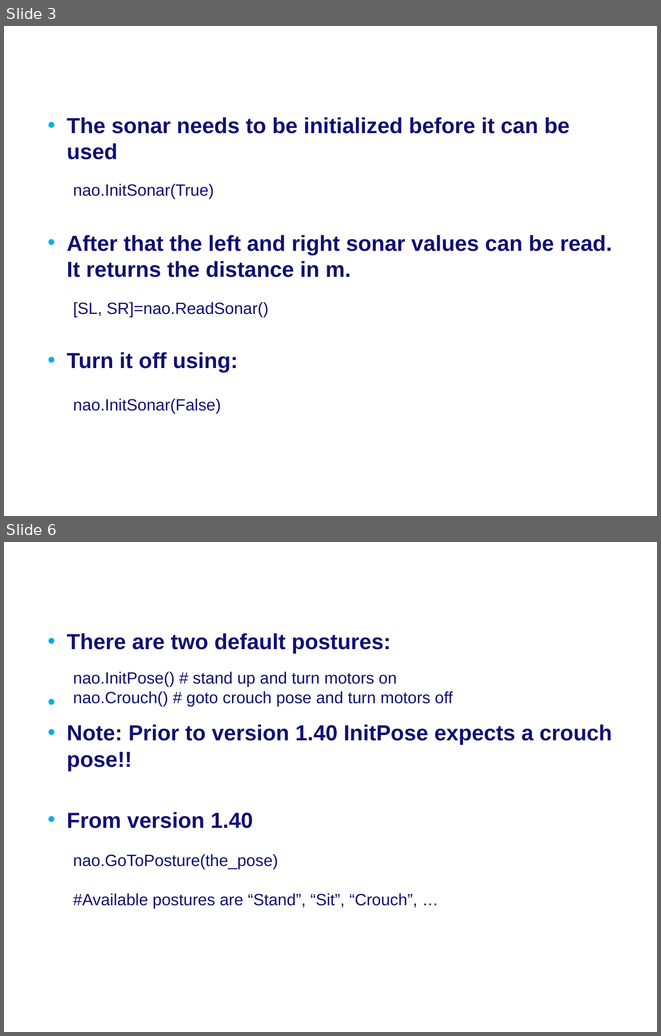
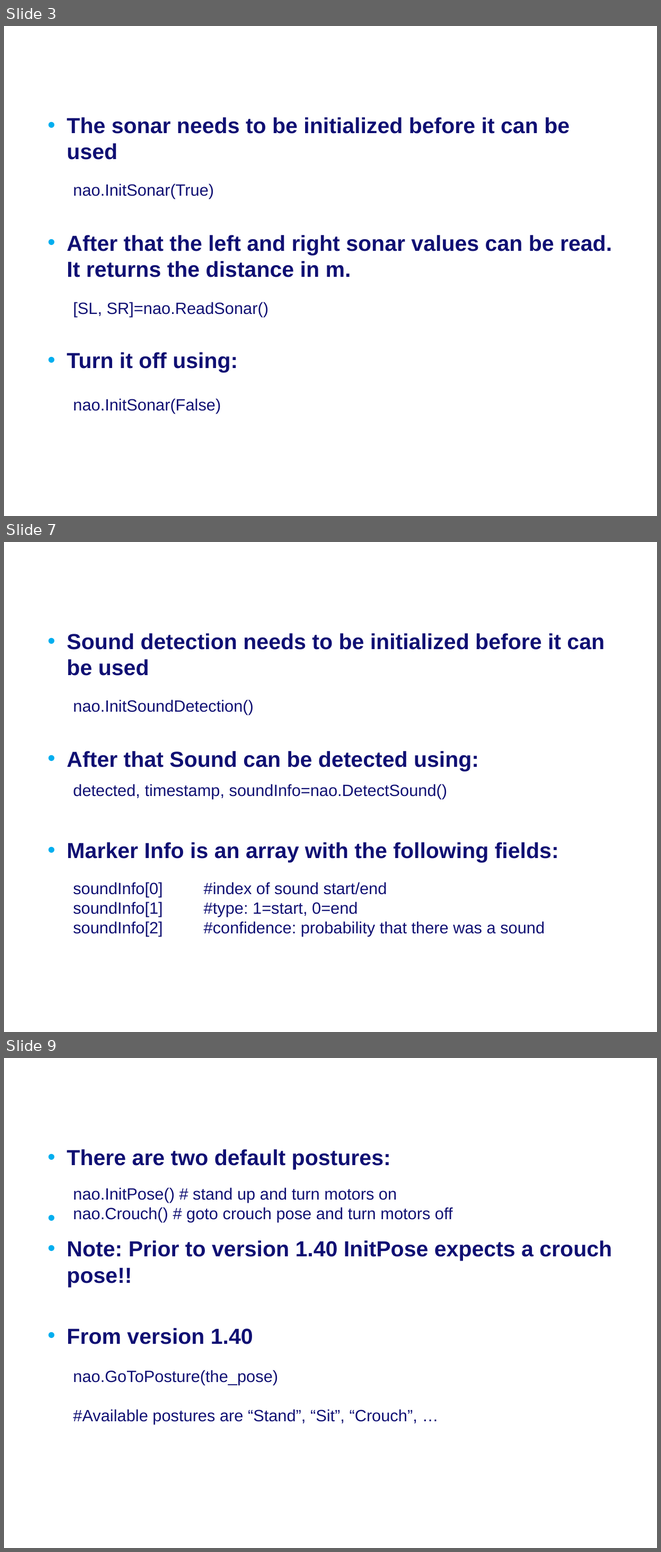
Before and after one commit to Rctue/nao-lib, a slide deck: Manual nao-lib.pptx. Shown one above the other, each under a label of ours: slides 3 and 6 before the commit, slides 3, 7 and 9 after it; the slides between them are not shown. The pictures are 661x1036 and 661x1552 pixels, drawn with LibreOffice and Linux fonts; fonts in the diff are those of the drawing; background and template pictures are left out. Boxes give left, top, right and bottom in pixels: in the first picture for what was removed or moved away, otherwise in the second. Text is boxed around its words. In the diff, an @@ line names an element or a change of style, - is before the commit and + after.

```diff
--- a/Manual nao-lib.pptx
+++ b/Manual nao-lib.pptx
@@ slide 7 added at bbox=[4, 542, 657, 1032], background #FFFFFF @@
@@ text added at bbox=[67, 633, 604, 862], 24 pt, text #101073, bold @@
+• Sound detection needs to be initialized before it can be used
+• After that Sound can be detected using:
+• Marker Info is an array with the following fields:
@@ text added at bbox=[73, 699, 254, 714], 18 pt, text #101073 @@
+nao.InitSoundDetection()
@@ title added at bbox=[414, 751, 479, 771], 28 pt, text #FFFFFF, bold @@
+Using nao.py
@@ text added at bbox=[73, 784, 448, 799], 18 pt, text #101073 @@
+detected, timestamp, soundInfo=nao.DetectSound()
@@ text added at bbox=[73, 882, 545, 936], 18 pt, text #101073 @@
+soundInfo[0] #index of sound start/end
+soundInfo[1] #type: 1=start, 0=end
+soundInfo[2] #confidence: probability that there was a sound
@@ what was slide 6 is now slide 9 @@
```
Also in this commit, not shown: 4 slides changed, 2 other slides added.
